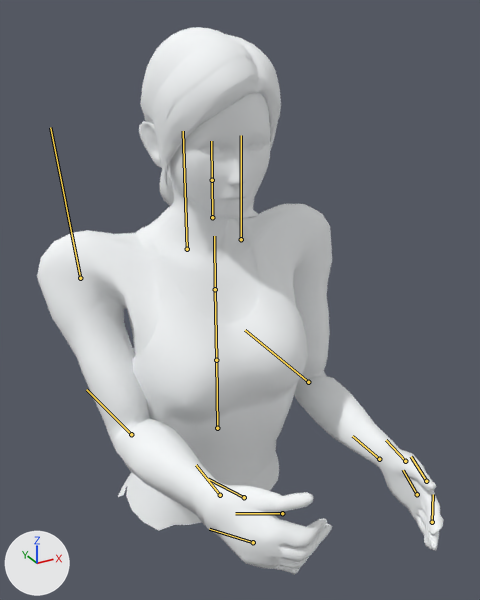
An edit to the glTF model zeni-site/src/assets/zeni-personagem.glb, drawn before and after from the same camera.
Before and after are seen from a camera (50 mm lens) standing at (-0.464, -0.931, 0.716) and looking at (-0.002, -0.091, 0.296). Arrows for +X, +Y and +Z are at lower left; the lights stay in place. The first picture is the older version. Both versions are drawn at frame 11 of the action 'D_tocar_na_mesa'; the numbers are the values there. The bones that change, and the others that lie on the model, are drawn over the model as lines.

Objects in the first picture: 'Corpo'.
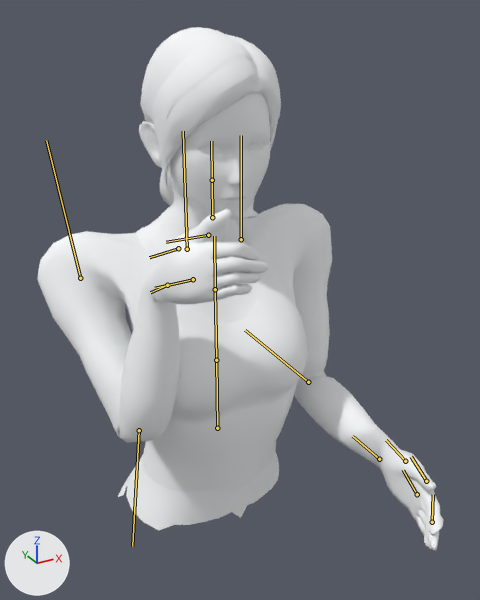
Pixel boxes [x1, y1, x2, y2] of what changed, in the pictures (480 x 600 px):
'Corpo', posed
    before: [37, 27, 444, 575]
    after: [37, 27, 444, 550]
bone 'UpperArm.R', root to tip
    before: (80, 278) to (50, 127)
    after: (80, 278) to (46, 140)
bone 'Forearm.R', root to tip
    before: (131, 434) to (86, 389)
    after: (139, 430) to (132, 546)
bone 'Hand.R', root to tip
    before: (220, 495) to (196, 465)
    after: (167, 285) to (150, 292)

What changed in the scene script:
```text
Change bone_upperarm_r:
    where bone_upperarm_r = bpy.data.objects['Esqueleto'].pose.bones['UpperArm.R']  # child of 'Clavicle.R'
    bone_upperarm_r.rotation_quaternion: (0.953, -0.301, 0.01, -0.033) -> (0.927, -0.374, 0.013, -0.032)  # degrees (-35, 0, -4) -> degrees (-44, 0, -4)
Change bone_forearm_r:
    where bone_forearm_r = bpy.data.objects['Esqueleto'].pose.bones['Forearm.R']  # child of 'UpperArm.R'
    bone_forearm_r.rotation_quaternion: (0.84, -0.543, 0.0, 0.0) -> (0.425, -0.905, 0.0, 0.0)  # degrees (-66, 0, 0) -> degrees (-130, 0, 0)
Change bone_hand_r:
    where bone_hand_r = bpy.data.objects['Esqueleto'].pose.bones['Hand.R']  # child of 'Forearm.R'
    bone_hand_r.rotation_quaternion: (0.996, 0.094, 0.0, 0.0) -> (0.888, 0.46, 0.0, 0.0)  # degrees (11, 0, 0) -> degrees (55, 0, 0)
```
